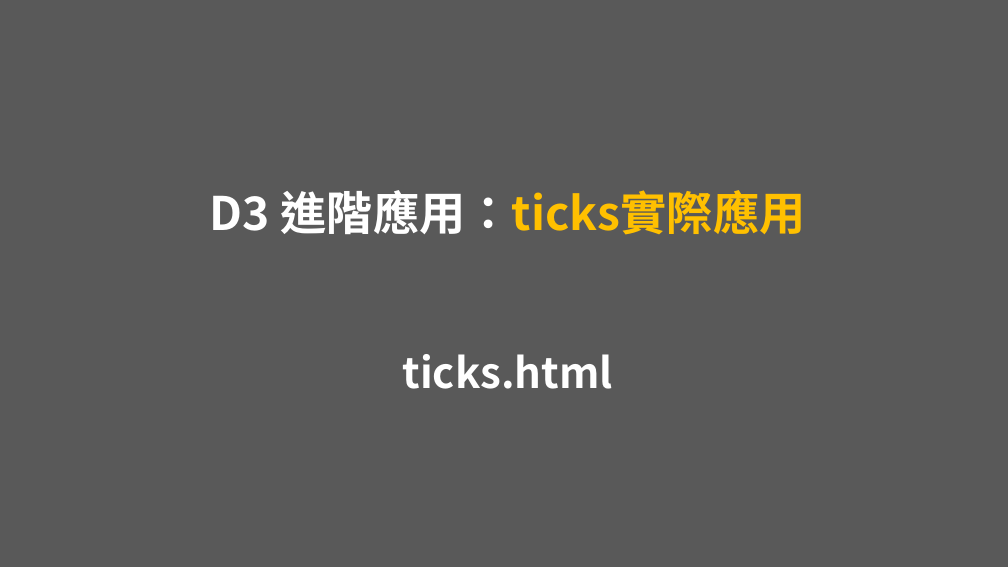
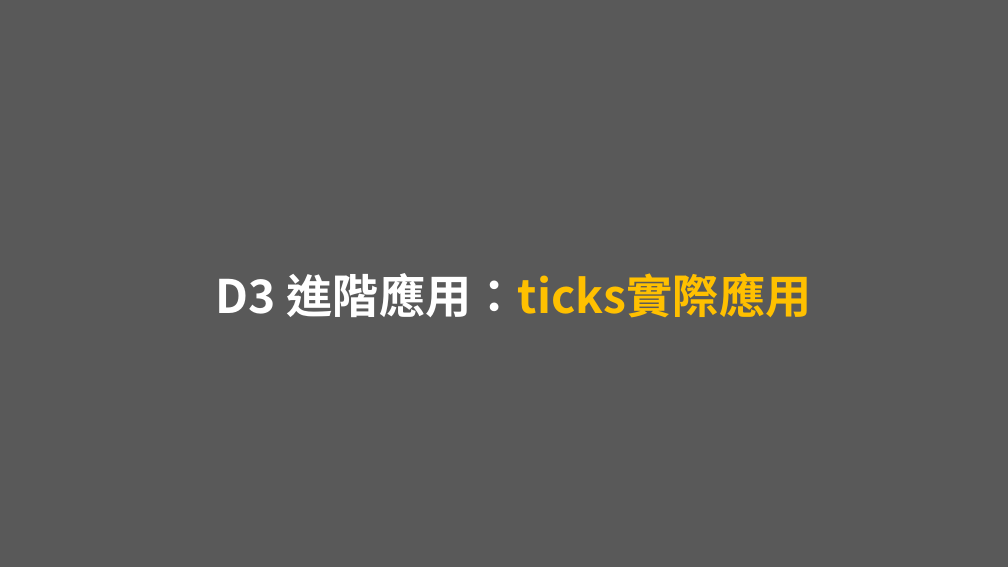
Before and after one commit to vezona/D3.js_Demo, a slide deck: slide 62 of PPT/D3.js presentation.pptx (slide 61 before the commit). Drawn at 1008x567 pixels with LibreOffice and Linux fonts; fonts in the diff are those of the drawing. Boxes give left, top, right and bottom in pixels: in the first picture for what was removed or moved away, otherwise in the second. Text is boxed around its words. In the diff, an @@ line names an element or a change of style, - is before the commit and + after.

```diff
--- a/PPT/D3.js presentation.pptx
+++ b/PPT/D3.js presentation.pptx
@@ title "D3 進階應用：ticks實際應用": place and size @@
-title "D3 進階應用：ticks實際應用" at <box>210,190,806,235</box>
+title "D3 進階應用：ticks實際應用" at <box>216,273,812,318</box>
@@ text removed at <box>403,354,613,389</box> @@
-ticks.html
```
Also in this commit, not shown: 26 other slides changed, 5 slides added, 4 slides removed, 17 other files.
